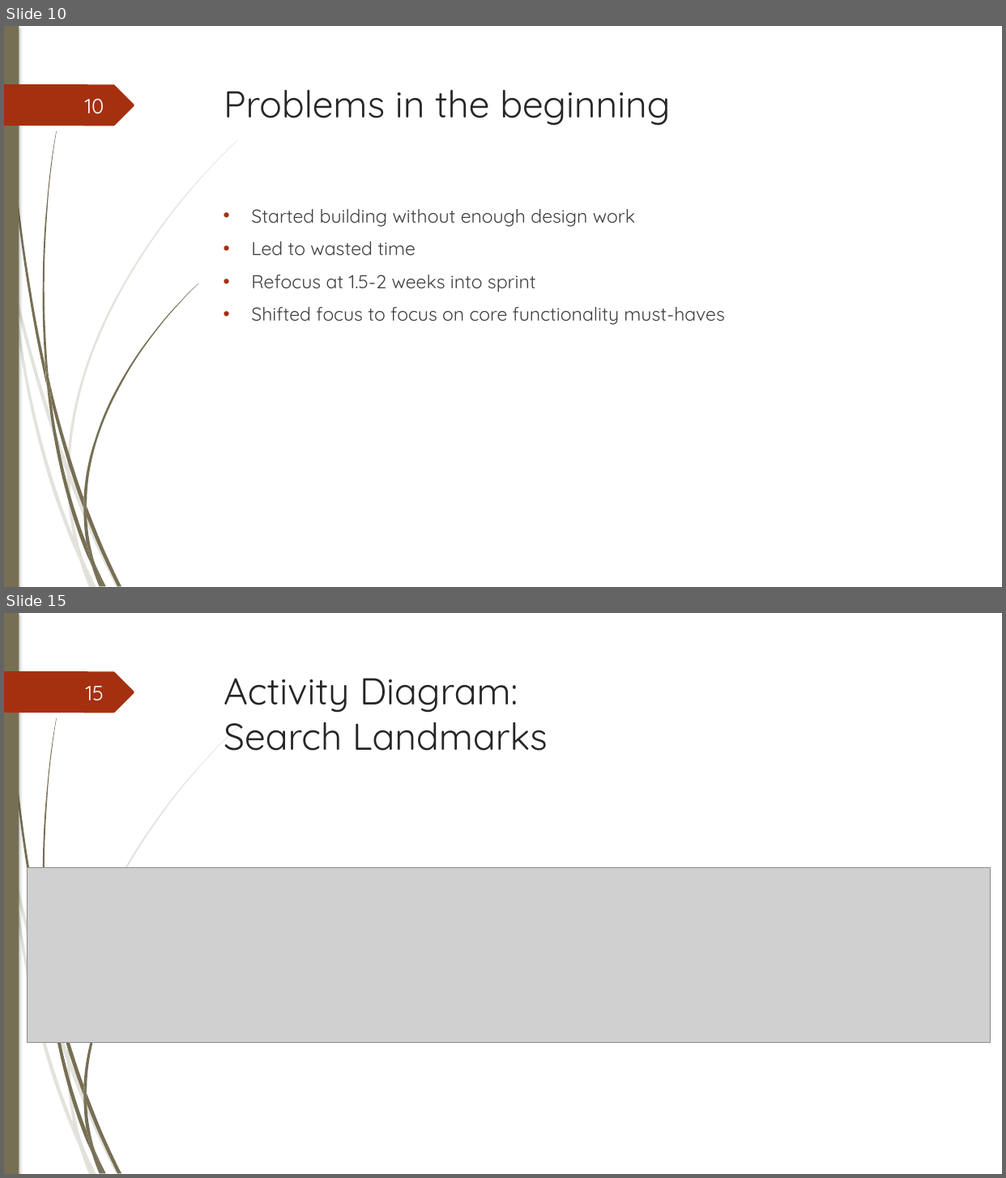
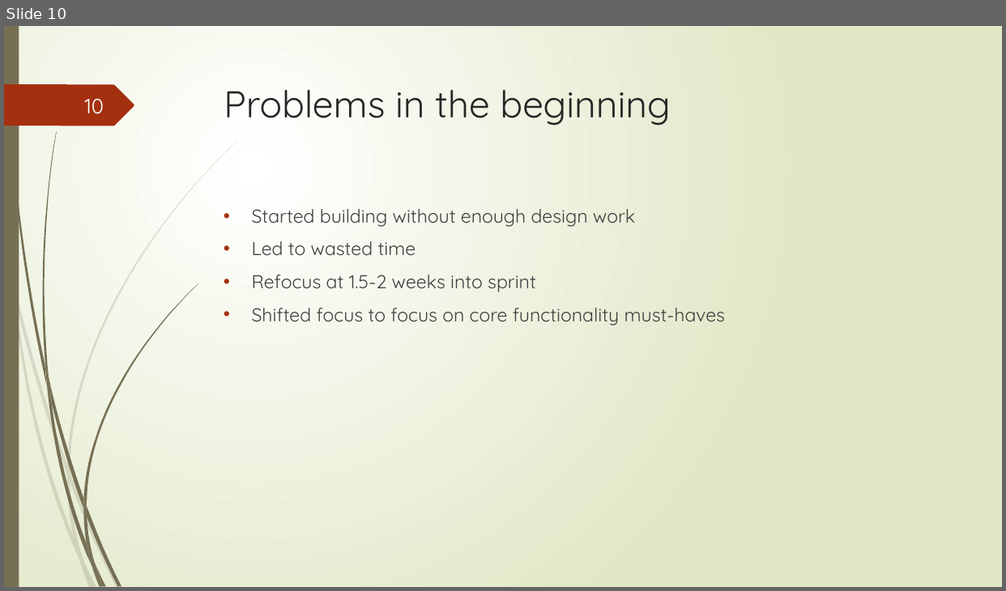
Before and after one commit to junmin-yee/Landmarked, a slide deck: Presentations/Sprint01 ReviewMeeting.pptx. Shown one above the other, each under a label of ours: slides 10 and 15 before the commit, slide 10 after it; the slides between them are not shown. The pictures are 1006x1178 and 1006x591 pixels, drawn with LibreOffice and Linux fonts; fonts in the diff are those of the drawing; grey boxes stand for pictures. Boxes give left, top, right and bottom in pixels: in the first picture for what was removed or moved away, otherwise in the second. Text is boxed around its words. In the diff, an @@ line names an element or a change of style, - is before the commit and + after.

```diff
--- a/Presentations/Sprint01 ReviewMeeting.pptx
+++ b/Presentations/Sprint01 ReviewMeeting.pptx
@@ slide 15 removed at box(4, 613, 1002, 1174), background #FFFFFF; not listed: 23 template elements that a slide beside it also shows @@
@@ text removed at box(224, 678, 548, 751) @@
-Activity Diagram:
-Search Landmarks
@@ page number removed at box(86, 686, 104, 700) @@
-15
@@ picture removed at box(27, 868, 991, 1043) @@
@@ slide 10 changed as well @@
@@ background #FFFFFF to gradient #FFFFFF to #DFE8C4 @@
@@ rectangle at box(4, 26, 19, 587): shadow off @@
@@ outline redrawn in 13 elements at box(15, 284, 68, 475), box(70, 472, 120, 587), box(12, 288, 79, 561), box(67, 475, 83, 558), box(68, 140, 237, 472), box(74, 537, 93, 587), box(6, 26, 47, 386), box(87, 506, 121, 587), box(42, 131, 57, 379), box(83, 284, 198, 506), box(83, 509, 95, 565), box(83, 498, 87, 517), box(4, 84, 134, 126) @@
@@ text "Started building without enough design ..." at box(252, 209, 725, 326): indent changed @@
```
Also in this commit, not shown: 22 other slides changed, 4 slides added, 8 other slides removed.
